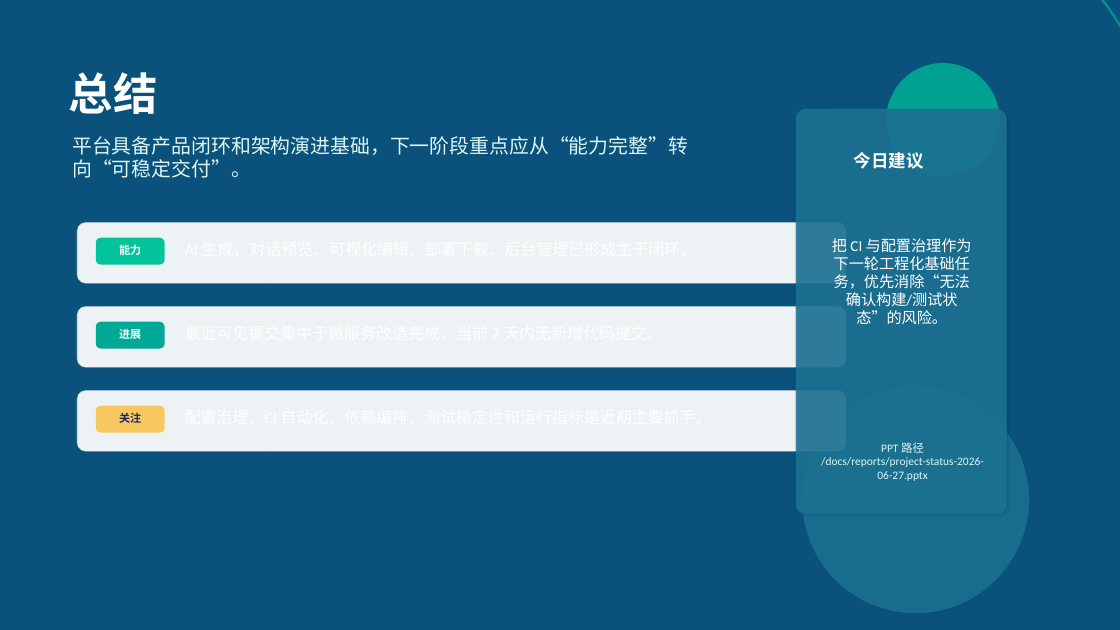
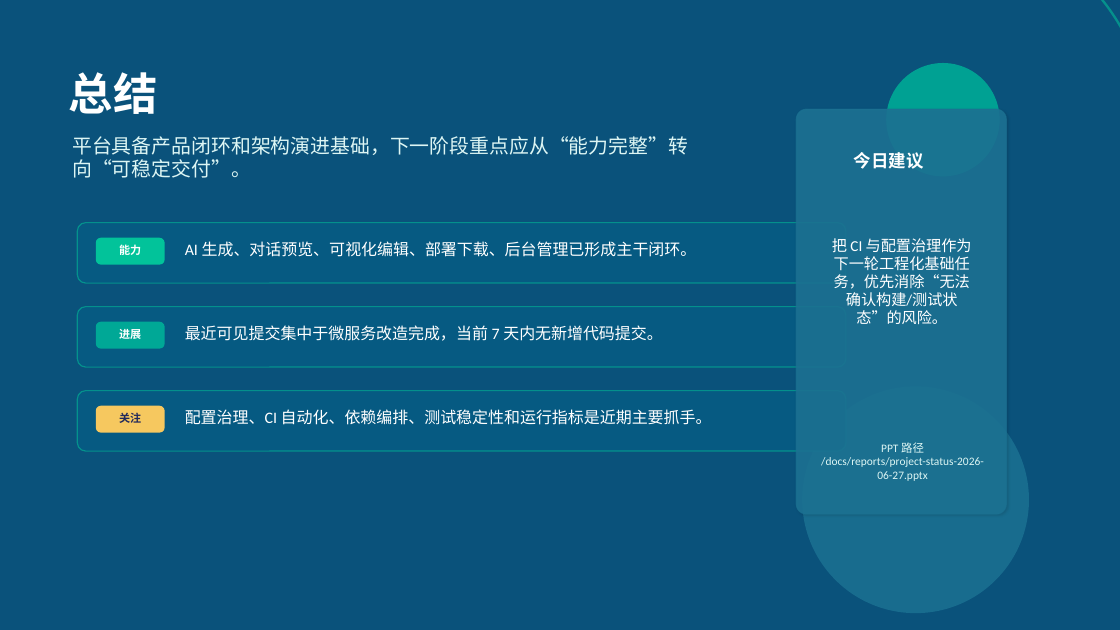
Before and after one commit to liyupi/yu-ai-code-mother, a slide deck: slide 10 of docs/reports/project-status-2026-06-27.pptx. Drawn at 1120x630 pixels with LibreOffice and Linux fonts; fonts in the diff are those of the drawing. Boxes give left, top, right and bottom in pixels: in the first picture for what was removed or moved away, otherwise in the second. Text is boxed around its words. In the diff, an @@ line names an element or a change of style, - is before the commit and + after.

```diff
--- a/docs/reports/project-status-2026-06-27.pptx
+++ b/docs/reports/project-status-2026-06-27.pptx
@@ text added at bbox=[185, 241, 697, 257], 13.7 pt, text #FFFFFF @@
+AI 生成、对话预览、可视化编辑、部署下载、后台管理已形成主干闭环。
@@ text added at bbox=[185, 325, 662, 341], 13.7 pt, text #FFFFFF @@
+最近可见提交集中于微服务改造完成，当前 7 天内无新增代码提交。
@@ fill #FFFFFF at 93% opacity to #065A82; outline #FFFFFF 1 pt to #02C39A 1 pt in 3 elements at bbox=[77, 223, 846, 283], bbox=[77, 307, 846, 367], bbox=[77, 391, 846, 451] @@
@@ text added at bbox=[185, 409, 712, 425], 13.7 pt, text #FFFFFF @@
+配置治理、CI 自动化、依赖编排、测试稳定性和运行指标是近期主要抓手。
```
Also in this commit, not shown: 9 other slides changed.
